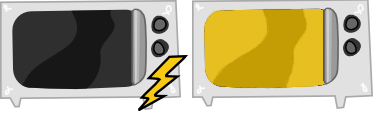
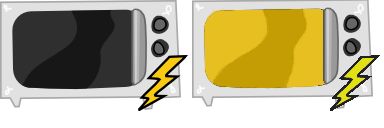
Layers edited between the first and the second w=384, h=128 image:
painted on "micro.png" over [330, 55, 380, 111]
